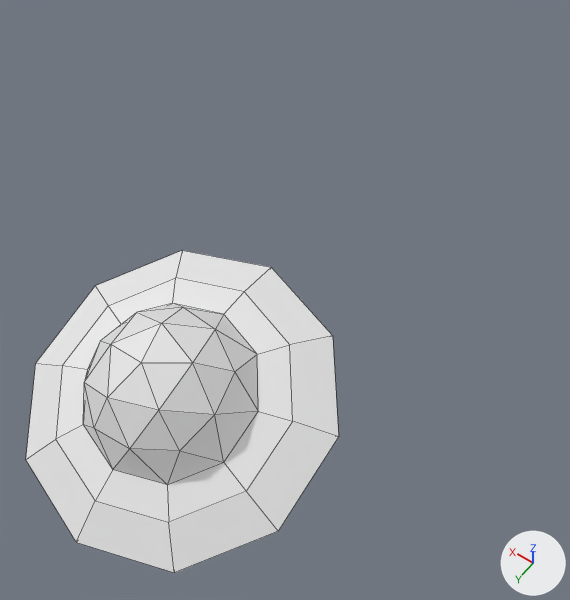
An edit to the FBX model Assets/3DAssets/Models/Ufo.fbx, drawn before and after from the same camera.
Camera for both pictures: a 50 mm camera at (-3.99, 8.56, 7.72) aimed at (-0.25, 3.33, -0.5). Every picture has the same lights, and +X, +Y and +Z are marked at lower right. Mesh edges are drawn as thin lines.

The first picture shows 'Ufo'.
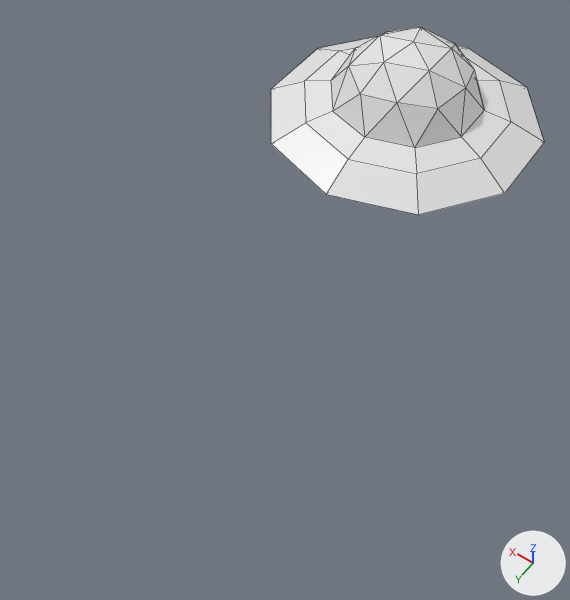
What changed in the scene script:
```text
Add mat_generalmat:
    mat_generalmat = principled_material('GeneralMat')
    mat_generalmat.base_color = (0.8, 0.8, 0.8)  # white #e7e7e7
    mat_generalmat.roughness = 0.4
Change me_ufo_geo:
    where me_ufo_geo.from_pydata(...)  # 79 vertices, 98 faces; spans x -1.94..1.94, y -0.24..1.61, z -2.03..2.04
    used by ob_ufo; location = (0.0, 5.15, -0.91); rotation_euler = (1.263, 0.0, 0.0), in degrees (72, 0, 0)
    verts and faces of me_ufo_geo; kept vertices keep their numbers, new ones are numbered from 79
    before: 6 (0.28, 1.05, 0.85) at pixel (183, 307), 7 (-0.72, 1.05, 0.53) at pixel (234, 371), 8 (-0.72, 1.05, -0.53) at pixel (179, 450), 9 (0.28, 1.05, -0.85) at pixel (94, 428), 10 (0.89, 1.05, 0.0) at pixel (100, 340)
    before: 11 (0.0, 1.61, 0.0) at pixel (141, 362), 32 (0.69, 1.13, 0.5) at pixel (136, 312), 33 (-0.26, 1.13, 0.81) at pixel (215, 329), 34 (-0.85, 1.13, 0.0) at pixel (214, 414), 35 (-0.26, 1.13, -0.81) at pixel (129, 448)
    before: 36 (0.69, 1.13, -0.5) at pixel (84, 382), 37 (0.16, 1.46, 0.5) at pixel (161, 323), 38 (0.53, 1.46, 0.0) at pixel (110, 344), 39 (-0.43, 1.46, 0.31) at pixel (192, 362), 40 (-0.43, 1.46, -0.31) at pixel (158, 410)
    before: 41 (0.16, 1.46, -0.5) at pixel (107, 397)
    me_ufo_geo part 1
    add for i in [*range(6, 11)]: verts[i] += (0.0, -0.01, 0.0)
    add for i in [*range(32, 37)]: verts[i] += (0.0, -0.02, 0.0)
    add for i in [*range(37, 42)]: verts[i] += (0.0, -0.08, 0.0)
    add verts[11] = (0.0, 1.48, 0.0)  # moved, pixel (413, 41)
    add me_ufo_geo.materials.append(mat_generalmat)  # white #e7e7e7
Change ob_ufo:
    ob_ufo.location: (0.0, 5.15, -0.91) -> (0.0, 0.0, 0.0)
    ob_ufo.rotation_euler: (1.263, 0.0, 0.0) -> (1.571, 0.0, 0.0)  # degrees (72, 0, 0) -> degrees (90, 0, 0)
```

Location of each change, [x1, y1, x2, y2] in pixels of the pictures (570 x 600 px; the box of a moved part takes in the faces that stretch with it):
'Ufo', reshaped, moved, turned
    before: [26, 250, 339, 573]
    after: [271, 27, 544, 215]
part 1 of me_ufo_geo, moved or reshaped
    before: [83, 304, 258, 485]
    after: [331, 27, 484, 148]
